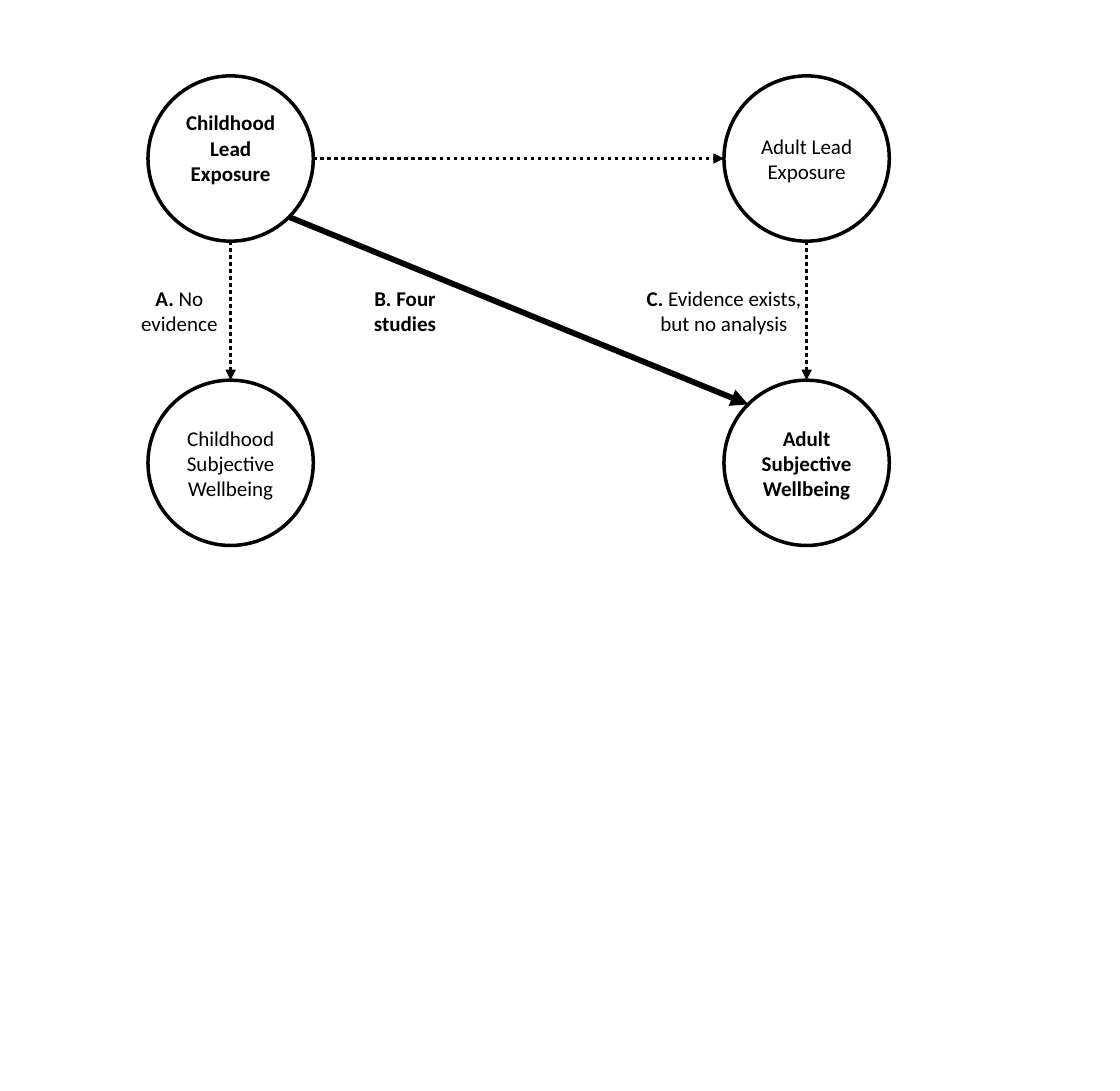
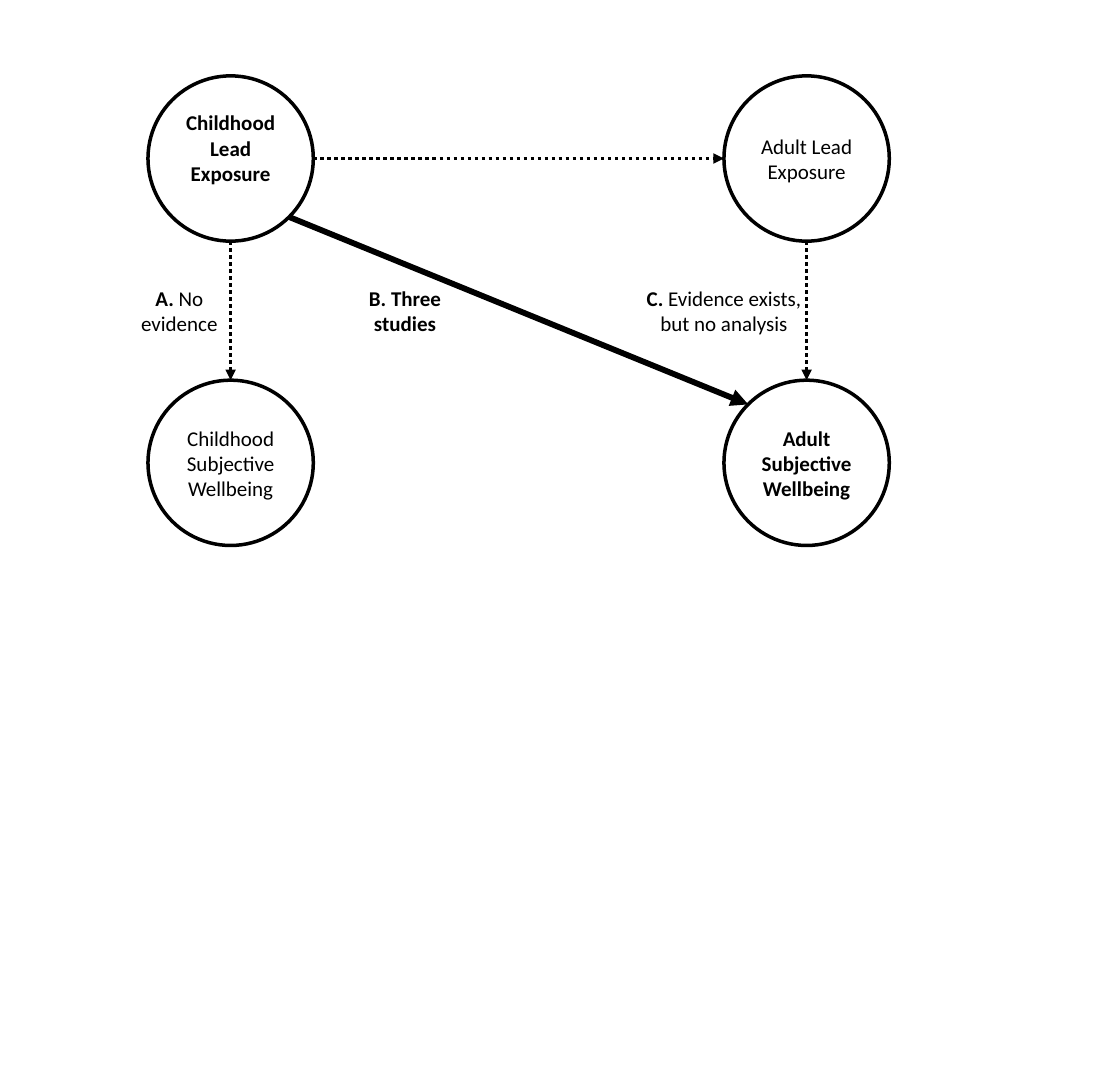
Before and after one commit to Happier-Lives-Institute/Shallow-Lead-Report-For-FP, a slide deck: slide 2 of causalgraphs.pptx. Drawn at 1120x1091 pixels with LibreOffice and Linux fonts; fonts in the diff are those of the drawing. Boxes give left, top, right and bottom in pixels: in the first picture for what was removed or moved away, otherwise in the second. Text is boxed around its words. In the diff, an @@ line names an element or a change of style, - is before the commit and + after.

```diff
--- a/causalgraphs.pptx
+++ b/causalgraphs.pptx
@@ text at [369,291,441,331]: text changed @@
-B. Four studies
+B. Three studies
```
Also in this commit, not shown: 5 other files.
